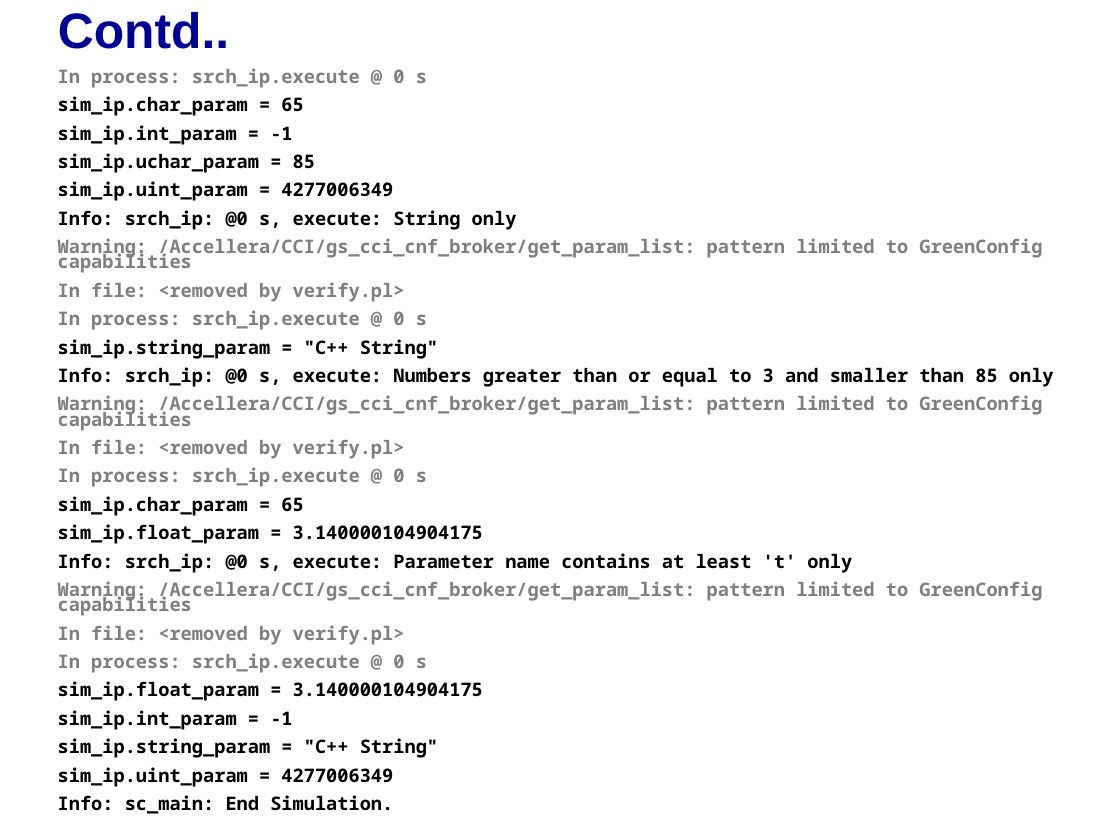
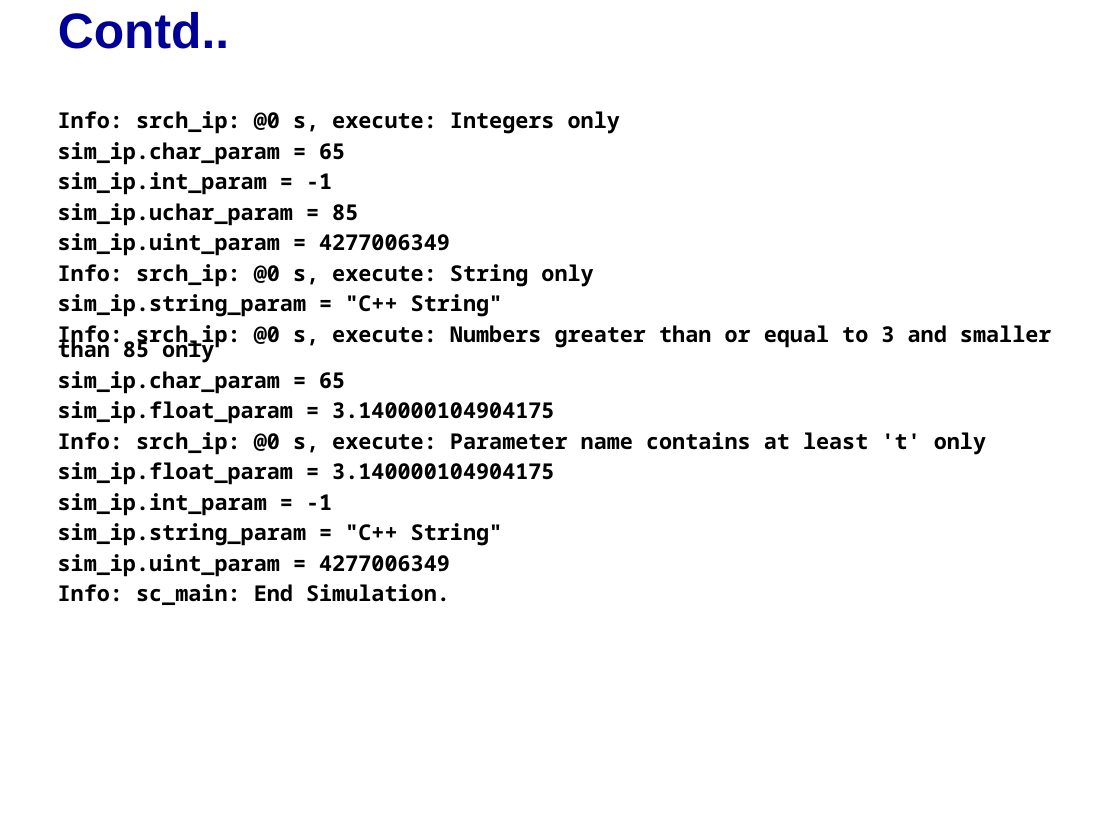
Before and after one commit to accellera-official/cci, a slide deck: slide 6 of examples/ex22_Search_Predicate/docs/ex22_Search_Predicate.ppt. Drawn at 1120x840 pixels with LibreOffice and Linux fonts; fonts in the diff are those of the drawing; background and template pictures are left out. Boxes give left, top, right and bottom in pixels: in the first picture for what was removed or moved away, otherwise in the second. Text is boxed around its words. In the diff, an @@ line names an element or a change of style, - is before the commit and + after.

```diff
--- a/examples/ex22_Search_Predicate/docs/ex22_Search_Predicate.ppt
+++ b/examples/ex22_Search_Predicate/docs/ex22_Search_Predicate.ppt
@@ text "Info: srch_ip: @0 s, execute: ...": place and size @@
-text "Info: srch_ip: @0 s, execute: ..." at box(58, 68, 1054, 758)
+text "Info: srch_ip: @0 s, execute: ..." at box(58, 111, 1052, 605)
@@ text at box(58, 111, 620, 134): text changed; size 12 to 14 pt; text colour #7F7F7F to #000000 @@
-In process: srch_ip.execute @ 0 s
+Info: srch_ip: @0 s, execute: Integers only
@@ text at box(58, 142, 1052, 605): size 12 to 14 pt; more space between paragraphs @@
@@ text at box(58, 238, 1042, 330): paragraphs removed @@
-Warning: /Accellera/CCI/gs_cci_cnf_broker/get_param_list: pattern limited to GreenConfig capabilities
-In file: <removed by verify.pl>
-In process: srch_ip.execute @ 0 s
@@ text at box(58, 395, 1042, 487): paragraphs removed @@
-Warning: /Accellera/CCI/gs_cci_cnf_broker/get_param_list: pattern limited to GreenConfig capabilities
-In file: <removed by verify.pl>
-In process: srch_ip.execute @ 0 s
@@ text at box(58, 581, 1042, 673): paragraphs removed @@
-Warning: /Accellera/CCI/gs_cci_cnf_broker/get_param_list: pattern limited to GreenConfig capabilities
-In file: <removed by verify.pl>
-In process: srch_ip.execute @ 0 s
```
Also in this commit, not shown: 1 other slide changed, 8 other files.
